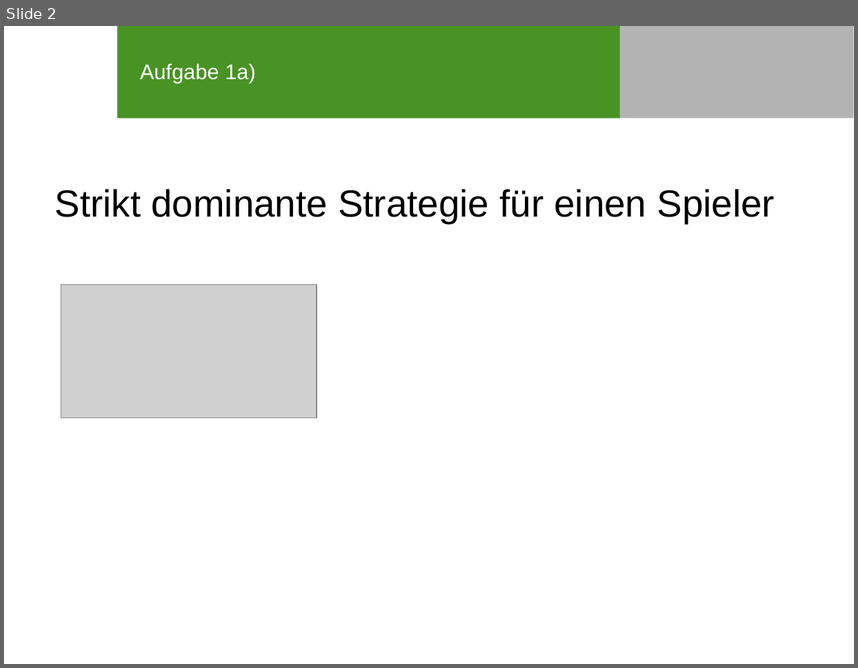
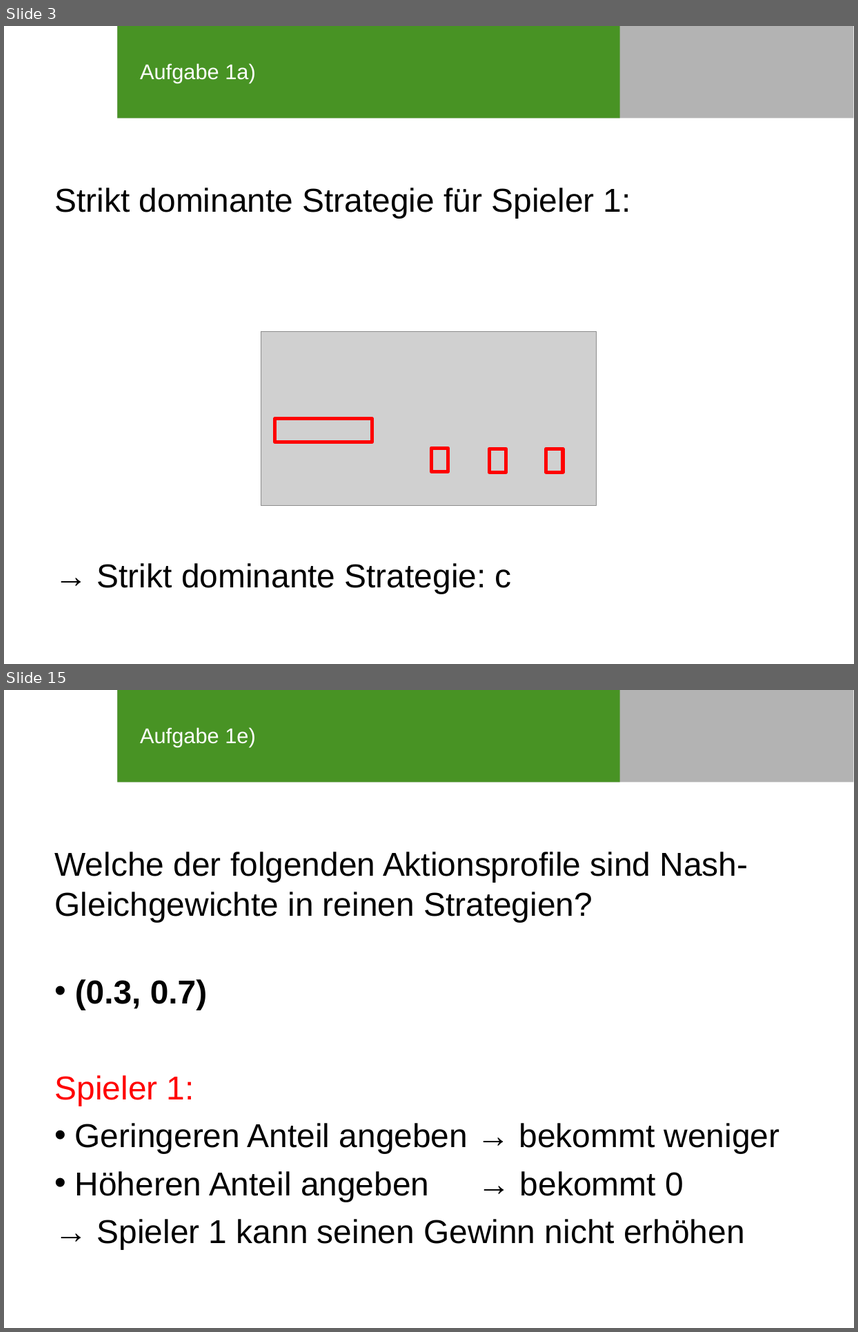
Before and after one commit to SOAS-Uni-Augsburg/ws16-17-group-10, a slide deck: Blatt-04/Präsi_Blatt04_Aufgabe2.ppt. Shown one above the other, each under a label of ours: slide 2 before the commit, slides 3 and 15 after it; the slides between them are not shown. The pictures are 858x668 and 858x1332 pixels, drawn with LibreOffice and Linux fonts; fonts in the diff are those of the drawing; grey boxes stand for pictures; background and template pictures are left out. Boxes give left, top, right and bottom in pixels: in the first picture for what was removed or moved away, otherwise in the second. Text is boxed around its words. In the diff, an @@ line names an element or a change of style, - is before the commit and + after.

Commit message:
Präsentation Blatt04 Aufgabe2

```diff
--- a/Blatt-04/Präsi_Blatt04_Aufgabe2.ppt
+++ b/Blatt-04/Präsi_Blatt04_Aufgabe2.ppt
@@ slide 15 added at bbox=[4, 690, 854, 1328], background #FFFFFF; not listed: 2 template elements that a slide beside it also shows @@
@@ title added at bbox=[140, 727, 256, 747], 18 pt, text #FFFFFF @@
+Aufgabe 1e)
@@ text added at bbox=[55, 851, 780, 1249], 28 pt, text #000000 @@
+Welche der folgenden Aktionsprofile sind Nash-Gleichgewichte in reinen Strategien?
+• (0.3, 0.7)
+Spieler 1:
+• Geringeren Anteil angeben → bekommt weniger
+• Höheren Anteil angeben → bekommt 0
+→ Spieler 1 kann seinen Gewinn nicht erhöhen
@@ what was slide 2 is now slide 3 @@
@@ slide 3 changed as well @@
@@ text at bbox=[55, 187, 631, 593]: text changed; size 32 to 28 pt @@
-Strikt dominante Strategie für einen Spieler
+Strikt dominante Strategie für Spieler 1:
+→ Strikt dominante Strategie: c
@@ picture: place and size @@
-picture at bbox=[61, 285, 317, 417]
+picture at bbox=[261, 331, 595, 506]
@@ group added at bbox=[275, 419, 564, 472]: 4 rectangles @@
```
Also in this commit, not shown: 1 other slide changed, 28 other slides added, 1 other file.
